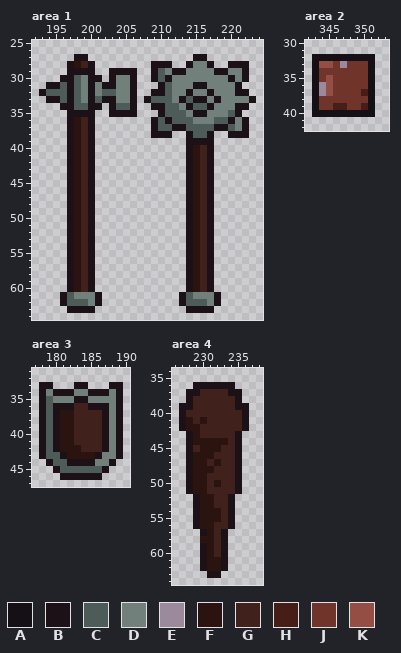
Edited in one commit: pixel-art file (Calidor The Frog/TileSets/tileSet Practice.ase). Above: the version before the commit.
512x260 pixels, 1 frame. Colours within 5 levels of each other are drawn and written as one. Shown: area 1: x 192..224, y 25..64; area 2: x 342..353, y 30..42; area 3: x 177..190, y 31..47; area 4: x 226..238, y 34..64. The commit also changed other parts of the picture, which this record leaves out.
Palette (. is transparent): A #151015  B #1c1117  C #4d5c58  D #72807c  E #9a8a9c  F #2b1410  G #40211b  H #471d17  J #71342b  K #954e44
Now the later version:
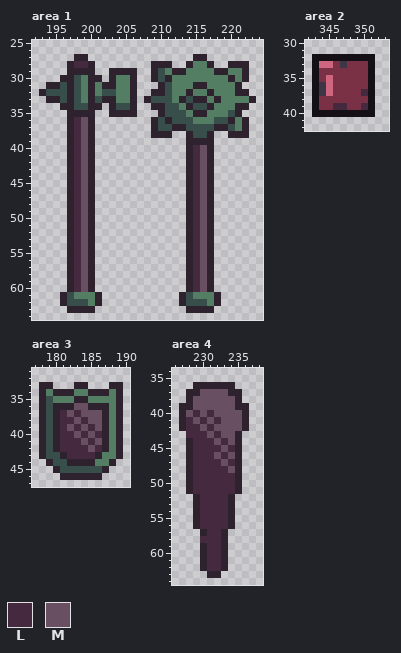
Colours new in this view: L #45293f  M #694f62
Edits made:
colour B: #1c1117 -> #2e222f
colour C: #4d5c58 -> #374e4a
colour D: #72807c -> #547e64
colour E: #9a8a9c -> #3e3546
colour J: #71342b -> #7a3045
colour K: #954e44 -> #cf657f
Area 1:
y 28: x 198..199 FG -> LL
y 36..39: x 198..199 FG -> LM
y 40..60: x 198..199 FG -> LM; x 215..216 FG -> LM
Area 2:
y 37: x 350 H -> L
y 39: x 346..347 HH -> LL; x 350 H -> L
Area 3:
y 36: x 183..184 GG -> MM
y 37: x 181..186 FFGGGG -> LMLMMM
y 38: x 181..186 FFGGGG -> LLMLMM
y 39: x 181..186 FFGGGG -> LMLMLM
y 40: x 181..186 FFGGGG -> LLMLML
y 41: x 181..186 FFGGGG -> LLLMLM
y 42: x 181..186 FFFGGG -> LLLLML
y 43: x 182..185 FFFF -> LLLL
Area 4:
y 37: x 230..233 GGGG -> MMMM
y 38..39: x 229..234 GGGGGG -> MMMMMM
y 40: x 228..235 GGGGGGGG -> MLMLMMMM
y 41: x 228..235 FGFGGGGG -> LMLMLMMM
y 42: x 228..235 FFGGGGGG -> LLMLMMMM
y 43: x 228..234 BFGGGGG -> LLLMLMM
y 44: x 229..234 FFFFFG -> LLLMLM
y 45: x 229..234 GFFFGG -> LLLLML
y 46: x 229..234 FFFGGG -> LLLMLM
y 47: x 229..234 FFGFGG -> LLLLML
y 48: x 229..234 FFFGGG -> LLLLLM
y 49: x 229..234 FFGGGG -> LLLLLL
y 50: x 229..234 FFGFGG -> LLLLLL
y 51: x 229..234 FFGGGG -> LLLLLL
y 52..53: x 230..233 FFGG -> LLLL
y 54..55: x 230..233 FFFG -> LLLL
y 56: x 230..233 FFGG -> LLLL
y 57: x 231..232 FG -> LL
y 58: x 230..232 FFG -> LLL
y 59..60: x 231..232 FG -> LL
y 61..62: x 231..232 FF -> LL
Boxes around the changes in both pictures, in picture pixels (x1, y1, x2, y2):
changed: (39, 54, 256, 313)
changed: (319, 61, 368, 110)
changed: (39, 382, 123, 480)
changed: (179, 382, 249, 578)
